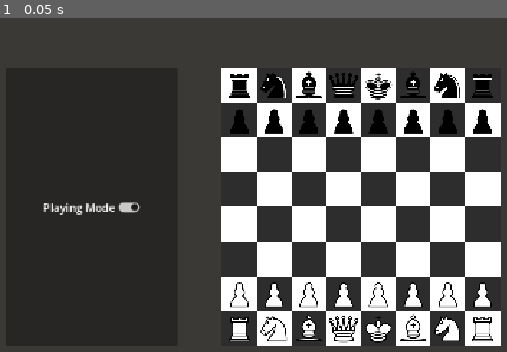
Above: before the commit, frame 1.
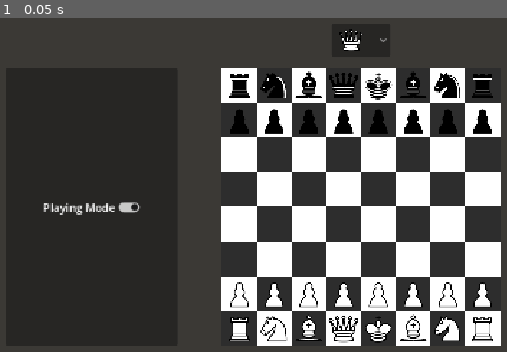
Above: after the commit, the same moment.

Repository: UltimateAndyMc/andymc-chess-bot
Game: Godot game, scene res://main.tscn
Two runs of this game, one before a commit and one after it. Both use one fixed random seed, a clock stepped at 60 frames per second and the inputs below.
Inputs:
- Up to frame 1 (0.05 s): no input

The runs differ from the first frame. In frame 1, 0.2% of the frame differs, in the area x 66-77%, y 3-10%.

Commit message:
Promotion
Added a way to promote and fixed bug that caused infinite recursion.

Diff:
--- a/main.tscn
+++ b/main.tscn
@@ -3,6 +3,10 @@
 [ext_resource type="Script" uid="uid://rxh62njqm8r6" path="res://scripts/board.gd" id="1_0xm2m"]
 [ext_resource type="Shader" uid="uid://bwl67xyep8ik4" path="res://shaders/board.gdshader" id="1_ig7tw"]
 [ext_resource type="PackedScene" uid="uid://bwaocync2o5tu" path="res://clickable_square.tscn" id="3_h2yge"]
+[ext_resource type="Texture2D" uid="uid://cltgrwnhyul3m" path="res://textures/white-queen.png" id="4_1bvp3"]
+[ext_resource type="Texture2D" uid="uid://hi7y8lo66tbm" path="res://textures/white-rook.png" id="5_272bh"]
+[ext_resource type="Texture2D" uid="uid://citotiq7xa4pt" path="res://textures/white-bishop.png" id="6_5vw27"]
+[ext_resource type="Texture2D" uid="uid://nveh36roqyb2" path="res://textures/white-knight.png" id="7_kek77"]
 
 [sub_resource type="ShaderMaterial" id="ShaderMaterial_vuvef"]
 shader = ExtResource("1_ig7tw")
@@ -267,4 +271,40 @@
 button_pressed = true
 text = "Playing Mode"
 
+[node name="Panel2" type="Panel" parent="." unique_id=859721372]
+anchors_preset = 8
+anchor_left = 0.5
+anchor_top = 0.5
+anchor_right = 0.5
+anchor_bottom = 0.5
+offset_top = -240.0
+offset_bottom = -240.0
+grow_horizontal = 2
+grow_vertical = 2
+
+[node name="OptionButton" type="OptionButton" parent="Panel2" unique_id=1457339262]
+layout_mode = 1
+anchors_preset = 8
+anchor_left = 0.5
+anchor_top = 0.5
+anchor_right = 0.5
+anchor_bottom = 0.5
+offset_left = -16.0
+offset_top = -10.0
+offset_right = 16.0
+offset_bottom = 10.0
+grow_horizontal = 2
+grow_vertical = 2
+selected = 0
+item_count = 4
+popup/item_0/icon = ExtResource("4_1bvp3")
+popup/item_0/id = 0
+popup/item_1/icon = ExtResource("5_272bh")
+popup/item_1/id = 1
+popup/item_2/icon = ExtResource("6_5vw27")
+popup/item_2/id = 2
+popup/item_3/icon = ExtResource("7_kek77")
+popup/item_3/id = 3
+
 [connection signal="toggled" from="Panel/HBoxContainer/Buttons/CheckButton" to="Board" method="_on_playing_mode_toggled"]
+[connection signal="item_selected" from="Panel2/OptionButton" to="Board" method="_on_promote_type_changed"]
--- /dev/null
+++ b/main_theme.tres
@@ -0,0 +1,5 @@
+[gd_resource type="Theme" format=3 uid="uid://uapx6m2f7imt"]
+
+[resource]
+OptionButton/constants/icon_max_width = 40
+PopupMenu/constants/icon_max_width = 40
--- a/project.godot
+++ b/project.godot
@@ -24,6 +24,10 @@
 
 project/assembly_name="Chess"
 
+[gui]
+
+theme/custom="uid://uapx6m2f7imt"
+
 [physics]
 
 3d/physics_engine="Jolt Physics"
--- a/scripts/board.gd
+++ b/scripts/board.gd
@@ -35,17 +35,22 @@
 	WP, WP, WP, WP, WP, WP, WP, WP,
 	WR, WN, WB, WQ, WK, WB, WN, WR
 ]
-var previous_move_start = -1
-var previous_move_end = -1
+var previous_move_start: int = -1
+var previous_move_end: int = -1
 
 var moved_pieces: Array[bool] = []
 
 var selected_square: int = -1
 var turn: bool = WHITE
+
+var promote_type: int = WQ
 
 var playing_mode: bool = true
 func _on_playing_mode_toggled(toggled_on: bool) -> void:
 	playing_mode = toggled_on
+
+func _on_promote_type_changed(index: int) -> void:
+	promote_type = 1 + index
 
 func set_piece(number: int, piece):
 	button_grid.get_child(number).get_node("Piece").texture = piece_textures[piece]
@@ -116,13 +121,13 @@
 		var castling_attempt: bool = rank_change == 0 && abs(file_change) == 2
 
 		if  castling_attempt:
-			if is_in_check(test_turn, test_moved_pieces, test_position): return false
+			if (!ignore_check && is_in_check(test_turn, test_moved_pieces, test_position)): return false
 			var king_moved: bool = (start_piece == WK && test_moved_pieces[0]) || (start_piece == BK && test_moved_pieces[1])
 			if king_moved: return false
 
 			match [start_piece, file_change]:
 				[WK, -2]:
-					if (moved_pieces[4] || test_position[57] != E || test_position[58] != E || test_position[59] != E): return false
+					if (test_moved_pieces[4] || test_position[57] != E || test_position[58] != E || test_position[59] != E): return false
 					else:
 						var mid_castle_square = 59
 						var mid_castle_position = test_position.duplicate()
@@ -133,7 +138,7 @@
 						other_data["rook_start"] = 56
 						other_data["rook_end"] = 59
 				[WK, 2]:
-					if (moved_pieces[5] || test_position[61] != E || test_position[62] != E): return false
+					if (test_moved_pieces[5] || test_position[61] != E || test_position[62] != E): return false
 					else:
 						var mid_castle_square = 61
 						var mid_castle_position = test_position.duplicate()
@@ -143,7 +148,7 @@
 						other_data["rook_start"] = 63
 						other_data["rook_end"] = 61
 				[BK, -2]:
-					if (moved_pieces[2] || test_position[1] != E || test_position[2] != E || test_position[3] != E): return false
+					if (test_moved_pieces[2] || test_position[1] != E || test_position[2] != E || test_position[3] != E): return false
 					else:
 						var mid_castle_square = 3
 						var mid_castle_position = test_position.duplicate()
@@ -153,7 +158,7 @@
 						other_data["rook_start"] = 0
 						other_data["rook_end"] = 3
 				[BK, 2]:
-					if (moved_pieces[3] || test_position[5] != E || test_position[6] != E): return false
+					if (test_moved_pieces[3] || test_position[5] != E || test_position[6] != E): return false
 					else:
 						var mid_castle_square = 5
 						var mid_castle_position = test_position.duplicate()
@@ -214,8 +219,8 @@
 			allowed_rank_change = 2
 
 		var en_passantable_square = -1
-		var previous_rank_start: int = 8 - (previous_move_start / 8)
-		var previous_rank_end: int = 8 - (previous_move_end / 8)
+		var previous_rank_start: int = 7 - (previous_move_start / 8)
+		var previous_rank_end: int = 7 - (previous_move_end / 8)
 		var previous_rank_change = previous_rank_end - previous_rank_start
 		if (test_position[previous_move_end] == WP || test_position[previous_move_end] == BP) && abs(previous_rank_change) == 2:
 			en_passantable_square = previous_move_start - (previous_direction * 8)
@@ -291,6 +296,12 @@
 					moved_pieces[0] = true
 				63:
 					moved_pieces[5] = true
+		var end_rank = 7 - (square / 8)
+		if (end_rank == 7 || end_rank == 0) && (board_position[square] == WP || board_position[square] == BP):
+			if board_position[square] == WP:
+				board_position[square] = promote_type
+			elif board_position[square] == BP:
+				board_position[square] = promote_type + BK # Offset to black pieces
 
 		previous_move_start = selected_square
 		previous_move_end = square
